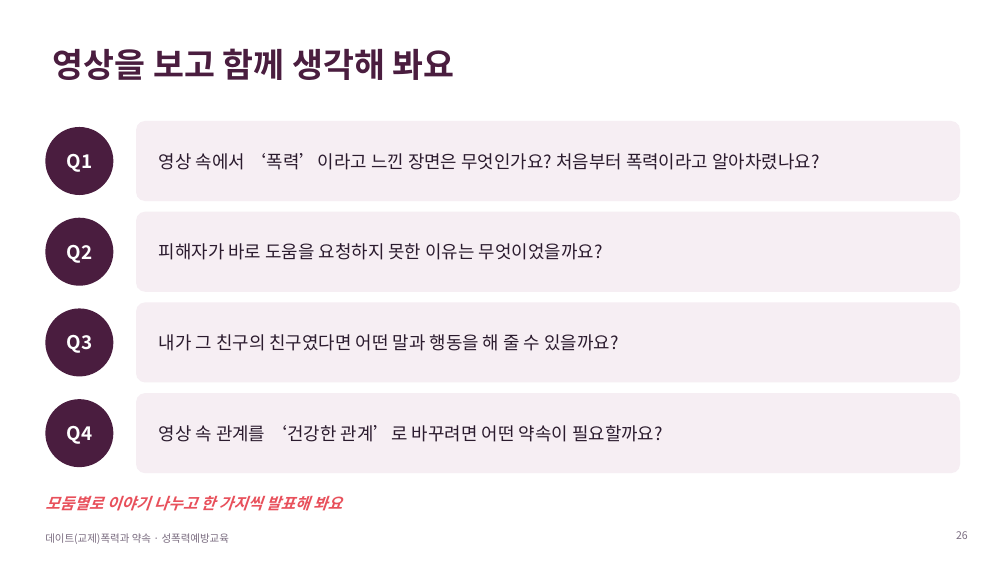
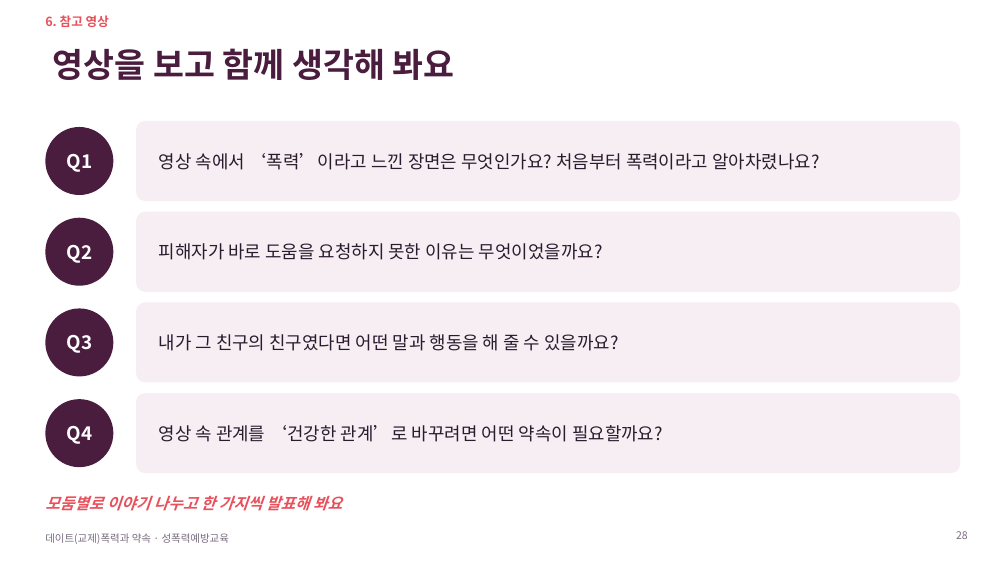
Before and after one commit to ash1234a/security-research-learning, a slide deck: slide 28 of 데이트폭력과_약속.pptx (slide 26 before the commit). Drawn at 1008x567 pixels with LibreOffice and Linux fonts; fonts in the diff are those of the drawing. Boxes give left, top, right and bottom in pixels: in the first picture for what was removed or moved away, otherwise in the second. Text is boxed around its words. In the diff, an @@ line names an element or a change of style, - is before the commit and + after.

```diff
--- a/데이트폭력과_약속.pptx
+++ b/데이트폭력과_약속.pptx
@@ text added at bbox=[45, 15, 109, 27], 12 pt, text #E8505B, bold @@
+6. 참고 영상
```
Also in this commit, not shown: 17 other slides changed, 9 slides added, 8 slides removed.
